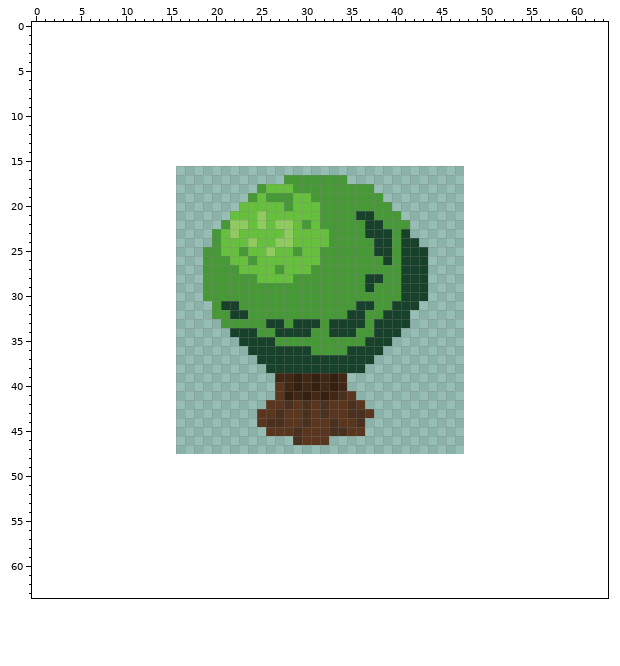
Pixel-art file -- Assets/Sprites/Tree 2.aseprite. The picture above is the old version.
32x32 pixels, 1 frame. Colours within 5 levels of each other are drawn and written as one. The old version is drawn lined up with the new one, on the new canvas.
New version:
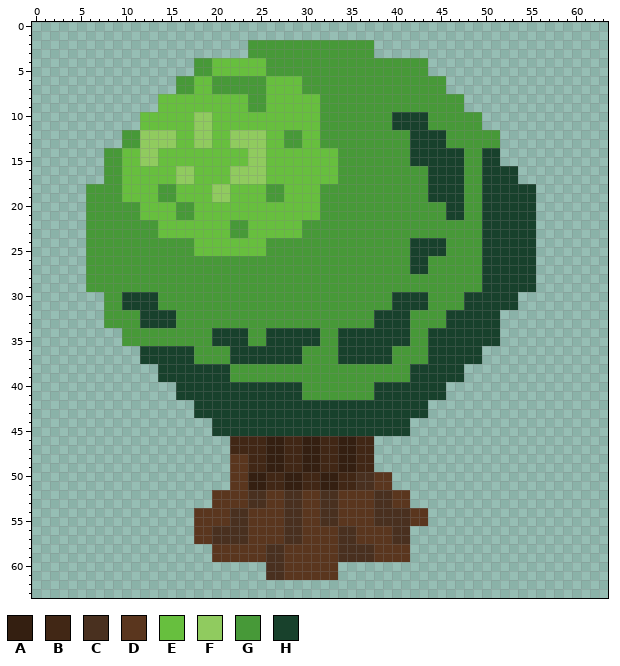
Palette (. is transparent): A #341f11  B #412715  C #49301f  D #5a361e  E #67bf3e  F #90cb5f  G #479938  H #18412c
Diff:
canvas 32x32 -> 64x64, the old top-left corner now at 16,16
y 2..3: x 24..37 .............. -> GGGGGGGGGGGGGG
y 4..5: x 18..43 .......................... -> GGEEEEEEGGGGGGGGGGGGGGGGGG
y 6..7: x 16..45 .............................. -> GGEEGGGGGGEEEEGGGGGGGGGGGGGGGG
y 8..9: x 14..47 .................................. -> EEEEEEEEEEGGEEEEEEGGGGGGGGGGGGGGGG
y 10..11: x 12..49 ...................................... -> EEEEEEFFEEEEEEEEEEEEGGGGGGGGHHHHGGGGGG
y 12..13: x 10..51 .......................................... -> GGFFFFEEFFEEFFFFEEGGEEGGGGGGGGGGHHHHGGGGGG
y 14..15: x 8..51 ............................................ -> GGEEFFEEEEEEEEEEFFEEEEEEEEGGGGGGGGHHHHHHGGHH
y 16: x 8..53 .............................................. -> GGEEEEEEFFEEEEFFFFEEEEEEEEGGGGGGGGGGHHHHGGHHHH
y 17: x 8..33 ....................GGGGGG -> GGEEEEEEFFEEEEFFFFEEEEEEEE; x 35..53 ................... -> GGGGGGGGGHHHHGGHHHH
y 18: x 6..27 ...................GEE -> GGGGEEEEGGEEEEFFEEEEGG; x 29..31 GGG -> EEE; x 38..55 .................. -> GGGGGGHHHHGGHHHHHH
y 19: x 6..24 ..................G -> GGGGEEEEGGEEEEFFEEE; x 28 G -> E; x 31 G -> E; x 39..55 ................. -> GGGGGHHHHGGHHHHHH
y 20: x 6..22 ................. -> GGGGGGEEEEGGEEEEE; x 28 G -> E; x 40..55 ................ -> GGGGGGHHGGHHHHHH
y 21: x 6..21 ................ -> GGGGGGEEEEGGEEEE; x 25 F -> E; x 36..37 HH -> GG; x 41..55 ............... -> GGGGGHHGGHHHHHH
y 22: x 6..23 ...............GFF -> GGGGGGGGEEEEEEEEGG; x 25 F -> E; x 27..28 FF -> EE; x 31 E -> G; x 37..38 HH -> GG; x 42..55 .............. -> GGGGGGGGHHHHHH
y 23: x 6..20 ..............G -> GGGGGGGGEEEEEEE; x 22..23 FE -> GG; x 28 F -> E; x 30..32 EEE -> GGG; x 37..39 HHH -> GGG; x 41..55 H.............. -> GGGGGGGGGHHHHHH
y 24: x 6..20 ..............G -> GGGGGGGGGGGGEEE; x 24 F -> E; x 26..32 EFFEEEE -> GGGGGGG; x 38..39 HH -> GG; x 41 H -> G; x 43..55 ............. -> HHHGGGGHHHHHH
y 25: x 6..20 .............GG -> GGGGGGGGGGGGEEE; x 23 G -> E; x 26..28 FEE -> GGG; x 30..31 EE -> GG; x 38..39 HH -> GG; x 41 H -> G; x 44..55 ............ -> HHGGGGHHHHHH
y 26: x 6..18 ............. -> GGGGGGGGGGGGG; x 22..23 EE -> GG; x 25..31 EEEEEEE -> GGGGGGG; x 39 H -> G; x 41 H -> G; x 44..55 ............ -> GGGGGGHHHHHH
y 27: x 6..18 ............. -> GGGGGGGGGGGGG; x 23..26 EEEE -> GGGG; x 28..30 EEE -> GGG; x 41 H -> G; x 44..55 ............ -> GGGGGGHHHHHH
y 28: x 6..18 ............. -> GGGGGGGGGGGGG; x 25..28 EEEE -> GGGG; x 37..38 HH -> GG; x 41..55 HHH............ -> GGGGGGGGGHHHHHH
y 29: x 6..18 ............. -> GGGGGGGGGGGGG; x 37 H -> G; x 41..55 HHH............ -> GGGGGGGGGHHHHHH
y 30: x 8..18 ........... -> GGHHHHGGGGG; x 40 G -> H; x 44..53 .......... -> GGGGHHHHHH
y 31: x 8..19 ............ -> GGHHHHGGGGGG; x 21..22 HH -> GG; x 36..37 HH -> GG; x 43..53 ........... -> HGGGGHHHHHH
y 32: x 8..19 ............ -> GGGGHHHHGGGG; x 22..23 HH -> GG; x 35..36 HH -> GG; x 38 G -> H; x 42..51 .......... -> GGGGHHHHHH
y 33: x 8..20 ............. -> GGGGHHHHGGGGG; x 26..27 HH -> GG; x 29..31 HHH -> GGG; x 33..36 HHHH -> GGGG; x 42..51 .......... -> GGGGHHHHHH
y 34: x 10..21 ............ -> GGGGGGGGGGHH; x 24 H -> G; x 26 G -> H; x 31 G -> H; x 33 H -> G; x 36..37 GG -> HH; x 41..51 ........... -> HGGHHHHHHHH
y 35: x 10..22 ............. -> GGGGGGGGGGHHH; x 24..25 HH -> GG; x 27..31 GGGGG -> HHHHH; x 34..36 GGG -> HHH; x 40..51 ............ -> HHGGHHHHHHHH
y 36: x 12..23 ............ -> HHHHHHGGGGHH; x 30 H -> G; x 34 G -> H; x 39..49 ........... -> HGGGGHHHHHH
y 37: x 12..24 ............. -> HHHHHHGGGGHHH; x 30..33 HHHH -> GGGG; x 38..49 ............ -> HHGGGGHHHHHH
y 38: x 14..47 ............HHHHHHHHHHH........... -> HHHHHHHHGGGGGGGGGGGGGGGGGGGGHHHHHH
y 39: x 14..47 .............BBABABAB............. -> HHHHHHHHGGGGGGGGGGGGGGGGGGGGHHHHHH
y 40: x 16..45 ...........DBABABAB........... -> HHHHHHHHHHHHHHGGGGGGGGHHHHHHHH
y 41: x 16..45 ...........DABABABCD.......... -> HHHHHHHHHHHHHHGGGGGGGGHHHHHHHH
y 42: x 18..43 ........DDCDCDCDDCD....... -> HHHHHHHHHHHHHHHHHHHHHHHHHH
y 43: x 18..43 .......DDCDDCDCDDCCD...... -> HHHHHHHHHHHHHHHHHHHHHHHHHH
y 44: x 20..41 .....DCCDDCDDCDDC..... -> HHHHHHHHHHHHHHHHHHHHHH
y 45: x 20..41 ......DDDCDDDCCDD..... -> HHHHHHHHHHHHHHHHHHHHHH
y 46: x 22..37 .......CDDD..... -> BBBBAABBAABBAABB
y 47: x 22..37 ................ -> BBBBAABBAABBAABB
y 48..49: x 22..37 ................ -> DDBBAABBAABBAABB
y 50..51: x 22..39 .................. -> DDAABBAABBAABBCCDD
y 52..53: x 20..41 ...................... -> DDDDCCDDCCDDCCDDDDCCDD
y 54..55: x 18..43 .......................... -> DDDDCCDDDDCCDDCCDDDDCCCCDD
y 56..57: x 18..41 ........................ -> DDCCCCDDDDCCDDDDCCDDDDCC
y 58..59: x 20..41 ...................... -> DDDDDDCCDDDDDDCCCCDDDD
y 60..61: x 26..33 ........ -> CCDDDDDD
Pixel boxes of the changes (left, top, right, bottom) in both pictures:
changed: (86, 40, 536, 580)
